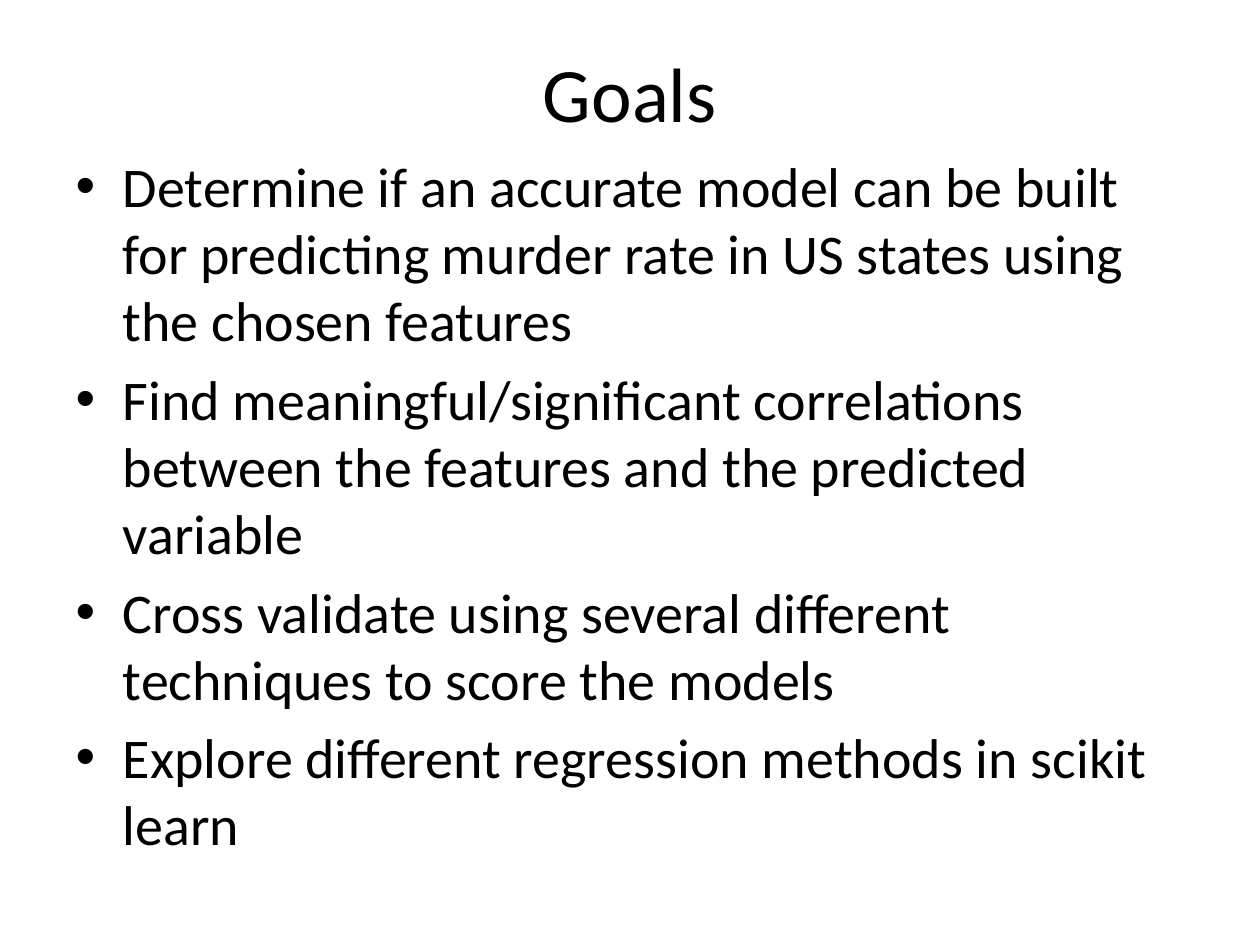
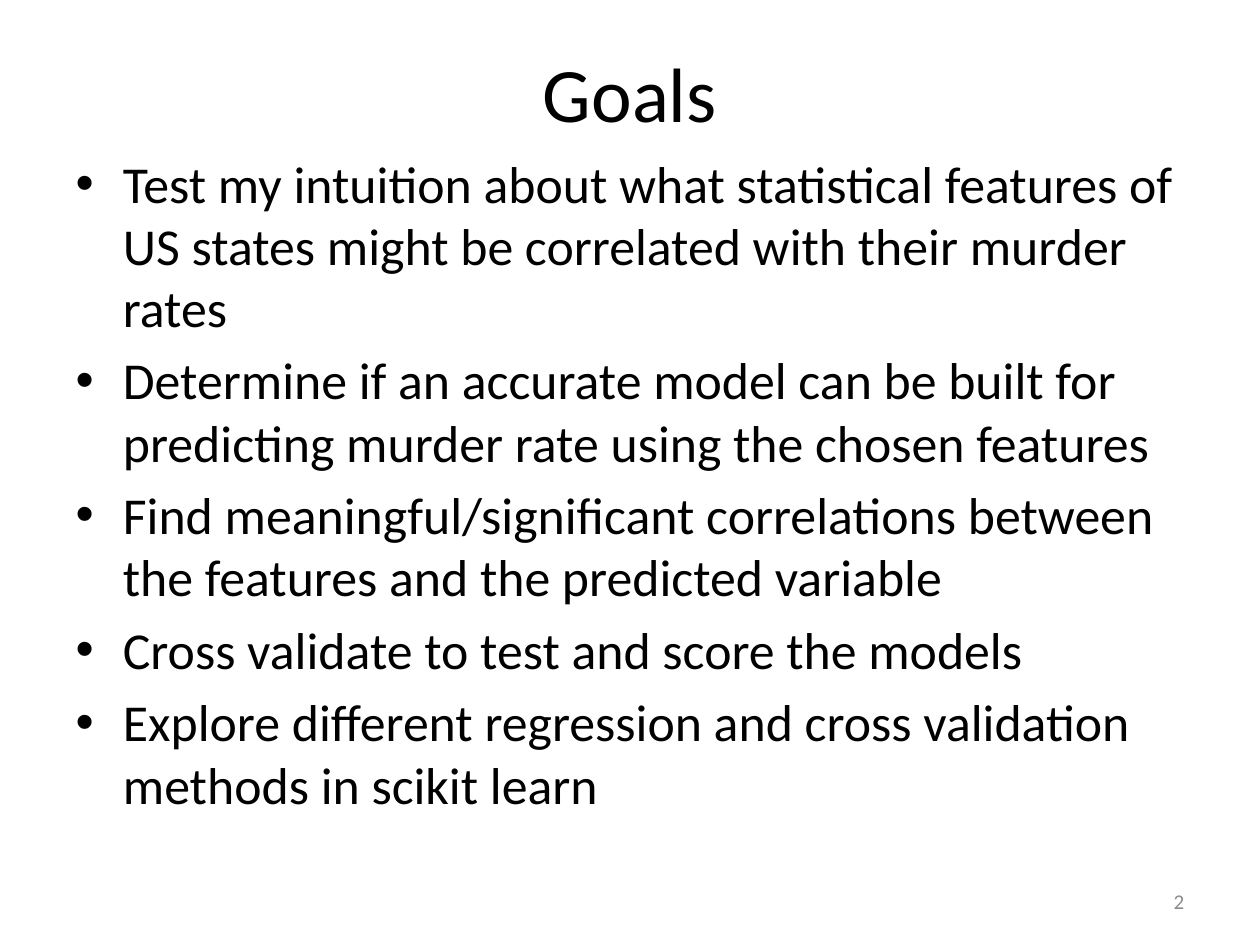
Before and after one commit to JeremyMcCormick/DAT_SF_14, a slide deck: slide 2 of myproject/Murder.pptx. Drawn at 1260x945 pixels with LibreOffice and Linux fonts; fonts in the diff are those of the drawing. Boxes give left, top, right and bottom in pixels: in the first picture for what was removed or moved away, otherwise in the second. Text is boxed around its words. In the diff, an @@ line names an element or a change of style, - is before the commit and + after.

```diff
--- a/myproject/Murder.pptx
+++ b/myproject/Murder.pptx
@@ text at (x1=123, y1=167, x2=1172, y2=471): text changed; size 32 to 29.6 pt @@
-• Determine if an accurate model can be built for predicting murder rate in US states using the chosen features
+• Test my intuition about what statistical features of US states might be correlated with their murder rates
+• Determine if an accurate model can be built for predicting murder rate using the chosen features
@@ text at (x1=123, y1=498, x2=1153, y2=605): size 32 to 29.6 pt in "Find meaningful/significant correlations between the feature ..." @@
@@ text at (x1=123, y1=633, x2=1129, y2=805): text changed; size 32 to 29.6 pt @@
-• Cross validate using several different techniques to score the models
-• Explore different regression methods in scikit learn
+• Cross validate to test and score the models
+• Explore different regression and cross validation methods in scikit learn
@@ page number added at (x1=1174, y1=895, x2=1185, y2=909), 12 pt, text #8C8C8C @@
+2
```
Also in this commit, not shown: 12 other slides changed, 15 slides added, 14 slides removed, 4 other files.
